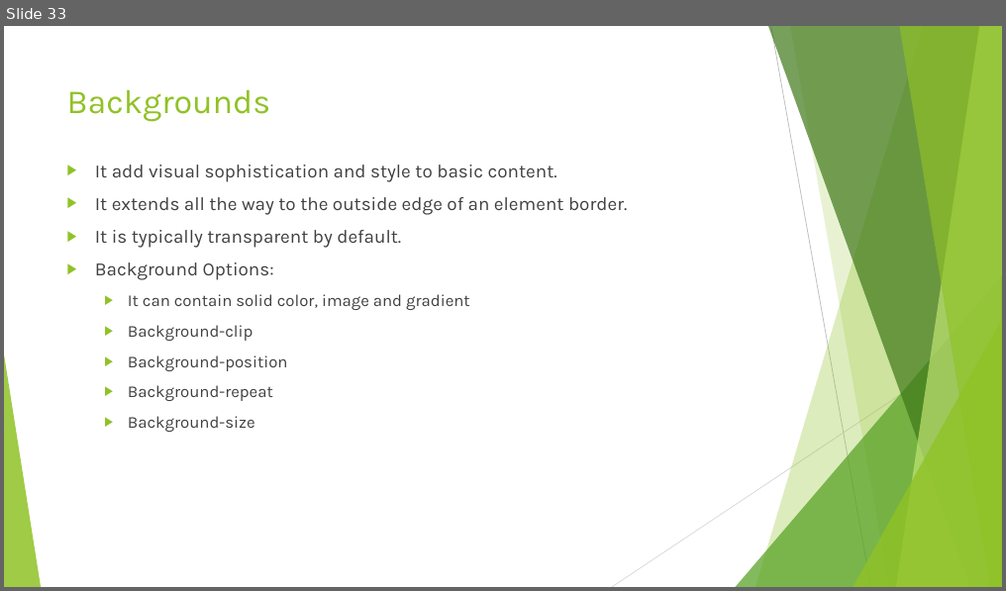
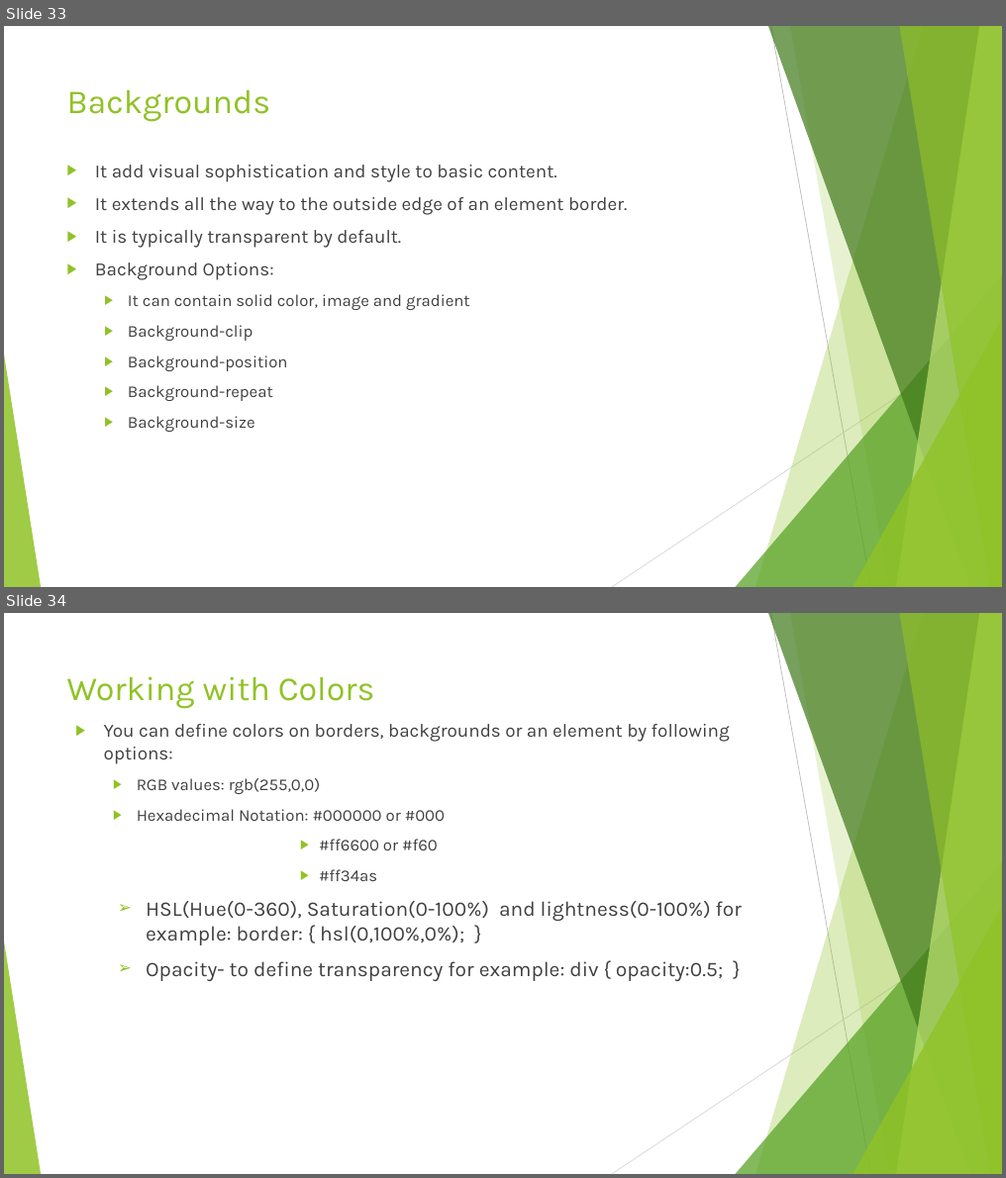
Before and after one commit to anumsh/Introduction-To-CSS, a slide deck: Introduction-to-CSS.pptx. Shown one above the other, each under a label of ours: slide 33 before the commit, slides 33 and 34 after it. The pictures are 1006x591 and 1006x1178 pixels, drawn with LibreOffice and Linux fonts; fonts in the diff are those of the drawing. Boxes give left, top, right and bottom in pixels: in the first picture for what was removed or moved away, otherwise in the second. Text is boxed around its words. In the diff, an @@ line names an element or a change of style, - is before the commit and + after.

Commit message:
feat:Working with colors

```diff
--- a/Introduction-to-CSS.pptx
+++ b/Introduction-to-CSS.pptx
@@ slide 34 added at bbox=[4, 613, 1002, 1174], background #FFFFFF; not listed: 10 template elements that a slide beside it also shows @@
@@ title added at bbox=[67, 676, 375, 708], 32.4 pt, text #90C226 @@
+Working with Colors
@@ text added at bbox=[104, 724, 742, 981], 20 pt, text #404040 @@
+▶ You can define colors on borders, backgrounds or an element by following options:
+  ▶ RGB values: rgb(255,0,0)
+  ▶ Hexadecimal Notation: #000000 or #000
+            ▶ #ff6600 or #f60
+            ▶ #ff34as
+  ➢ HSL(Hue(0-360), Saturation(0-100%) and lightness(0-100%) for example: border: { hsl(0,100%,0%); }
+  ➢ Opacity- to define transparency for example: div { opacity:0.5; }
```
